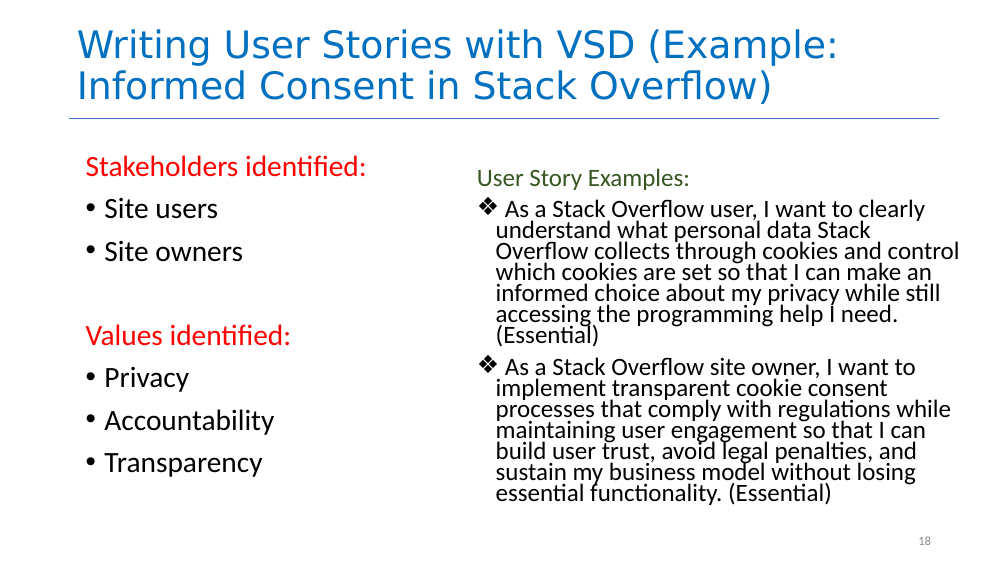
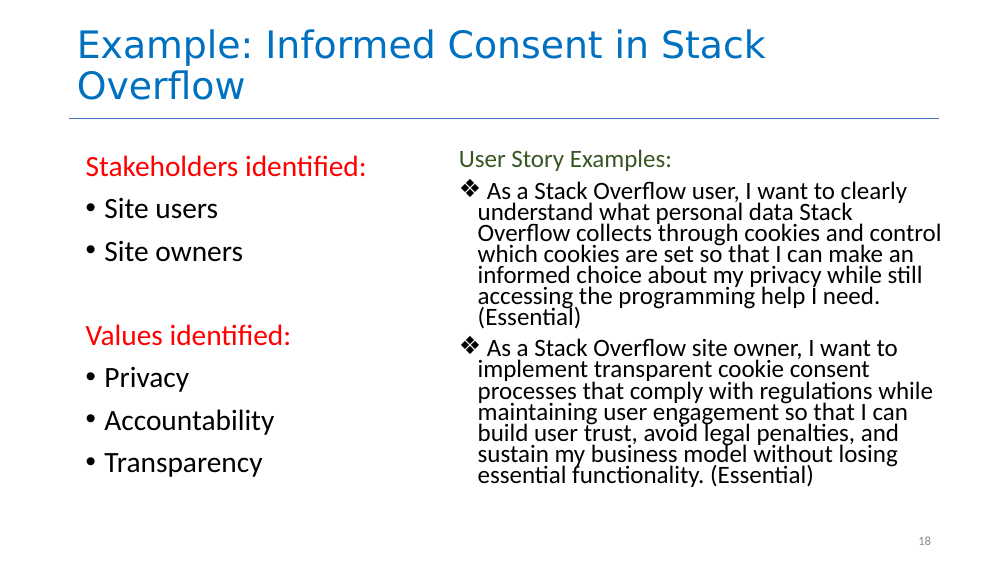
Before and after one commit to yashburshe/CS4530-Fall-2025, a slide deck: slide 18 of Slides/Module 01.2 Requirements Gathering.pptx. Drawn at 1008x567 pixels with LibreOffice and Linux fonts; fonts in the diff are those of the drawing. Boxes give left, top, right and bottom in pixels: in the first picture for what was removed or moved away, otherwise in the second. Text is boxed around its words. In the diff, an @@ line names an element or a change of style, - is before the commit and + after.

```diff
--- a/Slides/Module 01.2 Requirements Gathering.pptx
+++ b/Slides/Module 01.2 Requirements Gathering.pptx
@@ title at [77, 29, 766, 100]: text changed @@
-Writing User Stories with VSD (Example: Informed Consent in Stack Overflow)
+Example: Informed Consent in Stack Overflow
@@ text "User Story Examples:": place and size @@
-text "User Story Examples:" at [477, 168, 960, 505]
+text "User Story Examples:" at [459, 149, 942, 487]
```
Also in this commit, not shown: 4 other slides changed, 1 slide added, 2 other files.
